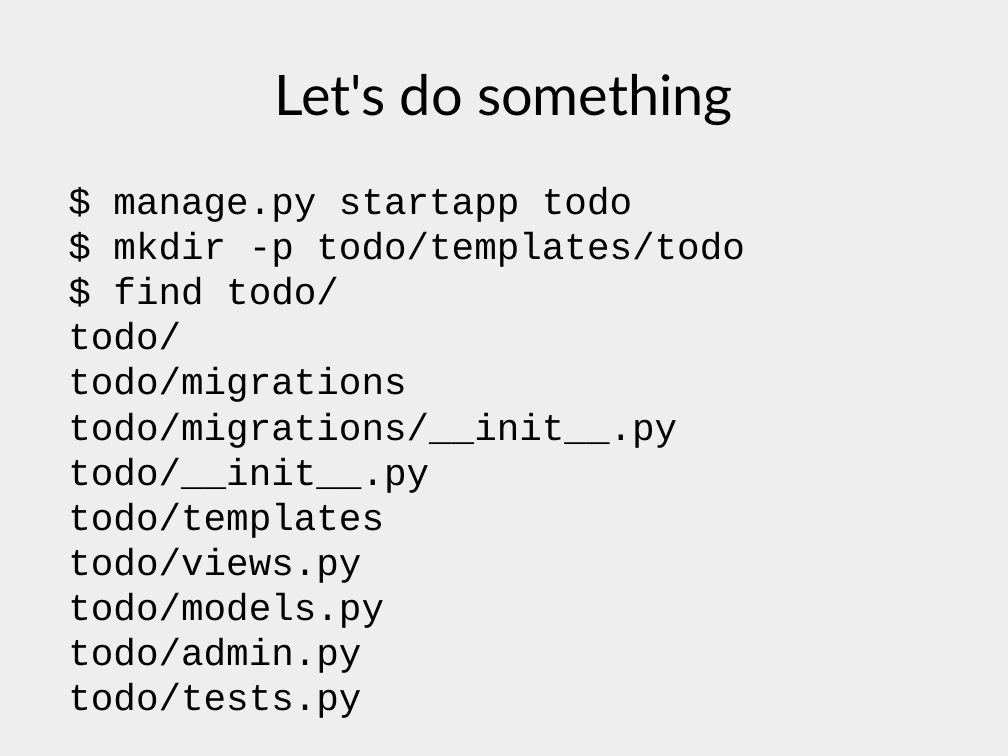
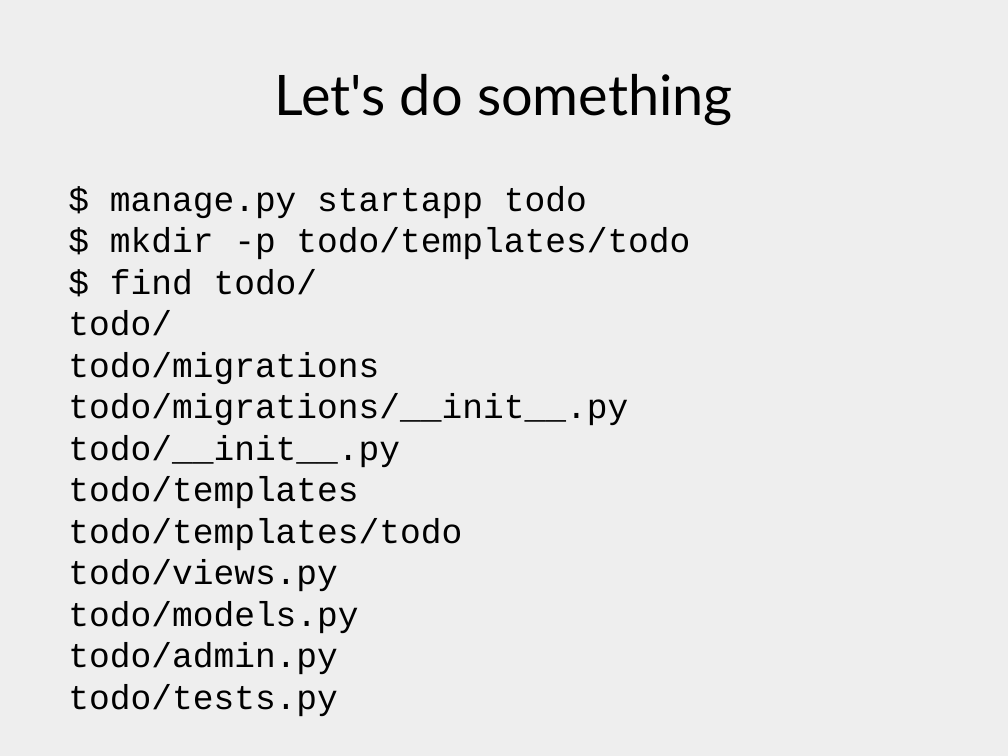
Before and after one commit to xrmx/tcs-lademuta, a slide deck: slide 15 of django.odp (slide 14 before the commit). Drawn at 1008x756 pixels with LibreOffice and Linux fonts; fonts in the diff are those of the drawing. Boxes give left, top, right and bottom in pixels: in the first picture for what was removed or moved away, otherwise in the second. Text is boxed around its words. In the diff, an @@ line names an element or a change of style, - is before the commit and + after.

```diff
--- a/django.odp
+++ b/django.odp
@@ text at <box>68,186,690,717</box>: text changed; size 29.6 to 27.2 pt @@
-$ manage.py startapp todo
-$ mkdir -p todo/templates/todo
-$ find todo/
-todo/
-todo/migrations
-todo/migrations/__init__.py
-todo/__init__.py
-todo/templates
-todo/views.py
-todo/models.py
-todo/admin.py
-todo/tests.py
+$ manage.py startapp todo
+$ mkdir -p todo/templates/todo
+$ find todo/
+todo/
+todo/migrations
+todo/migrations/__init__.py
+todo/__init__.py
+todo/templates
+todo/templates/todo
+todo/views.py
+todo/models.py
+todo/admin.py
+todo/tests.py
```
Also in this commit, not shown: 5 other slides changed, 1 slide added, 2 other files.
